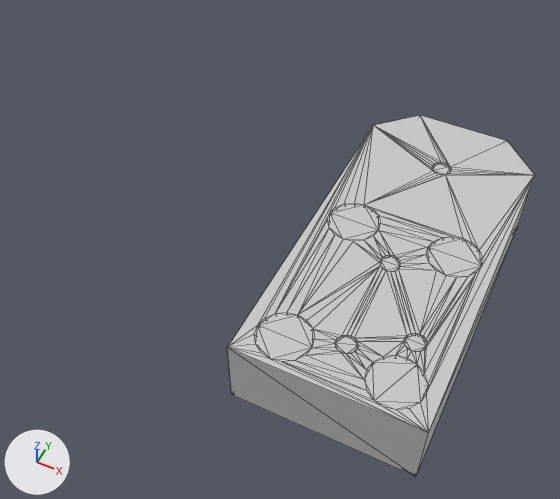
The FBX model Assets/Resources/Manufacturing/Feature/2DAnyCAD/Model/2DAnyCAD.FBX: old version first, new version second.
Rendered twice from a camera (50 mm lens) standing at (0.0298, -0.1254, 0.146) and looking at (-0.0323, -0.0013, -0.0091). The axes (+X, +Y, +Z) are drawn at lower left. The lights are the same throughout. Mesh edges are drawn as thin lines. Where no turn or scale is listed for an object, it has been applied to the vertices.

Script lines for the objects in view, before the commit:
```python
me_mesh = bpy.data.meshes.new('Mesh')
me_mesh.from_pydata(...)  # 396 vertices, 820 faces; spans x -0.0223..0.0223, y -0.0461..0.0461, z 0.0..0.0191
me_mesh.materials.append(mat_02___default)  # light grey #cacaca
me_mesh_001 = bpy.data.meshes.new('Mesh.001')
me_mesh_001.from_pydata(...)  # 128 vertices, 112 faces; spans x -0.0193..0.0191, y -0.0446..0.0302, z 0.0191
me_mesh_001.materials.append(mat_02___default)  # light grey #cacaca
ob_型變遮蔽 = bpy.data.objects.new('型變遮蔽', me_mesh_001)
ob_型變遮蔽.location = (0.0, 0.0, -0.0095)
ob_本體 = bpy.data.objects.new('本體', me_mesh)
ob_本體.location = (0.0, 0.0, -0.0095)
```
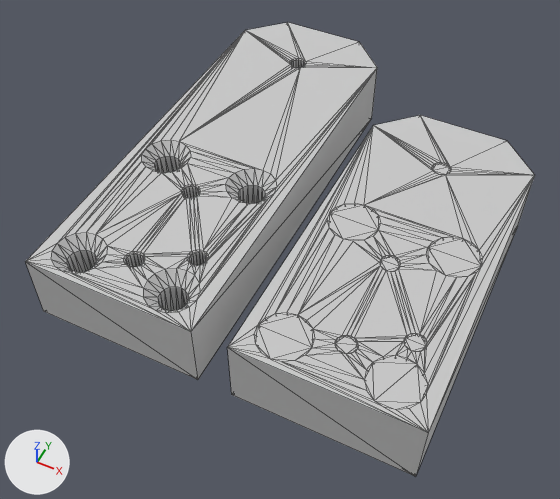
The edits, one by one:
Mesh me_mesh_002 is new.
It has 396 vertices, 820 faces and spans x -0.0223..0.0223, y -0.0461..0.0717, z 0.0..0.0191.
It uses material mat_02___default (light grey #cacaca).
Object '本體B' (ob_本體b) is new; it shows me_mesh_002.
Its location is (-0.0537, 0.0, -0.0095).

Pixel boxes (x1, y1, x2, y2) of what changed, in the pictures (560 x 499 px):
'本體B', added
    after: (25, 22, 377, 380)
